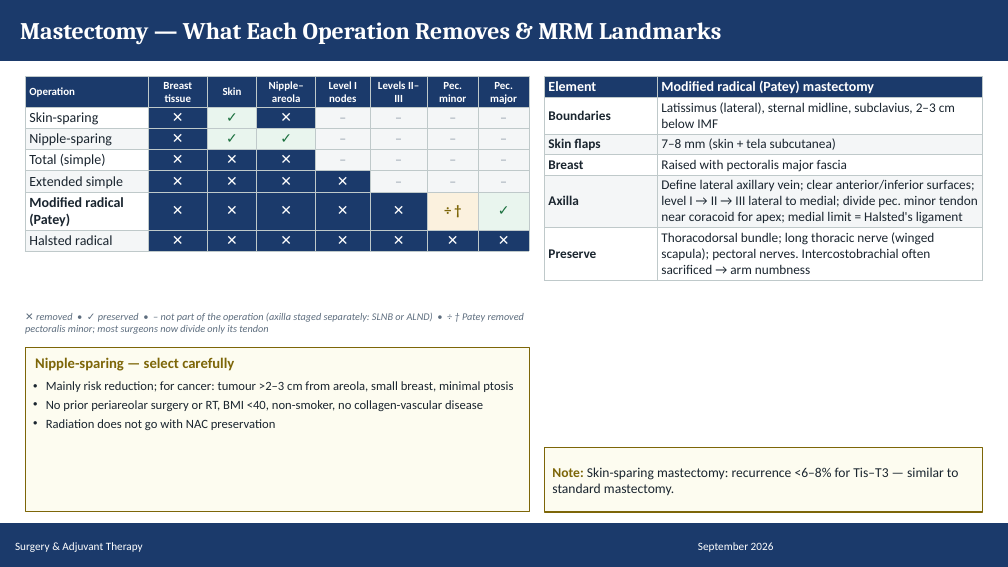
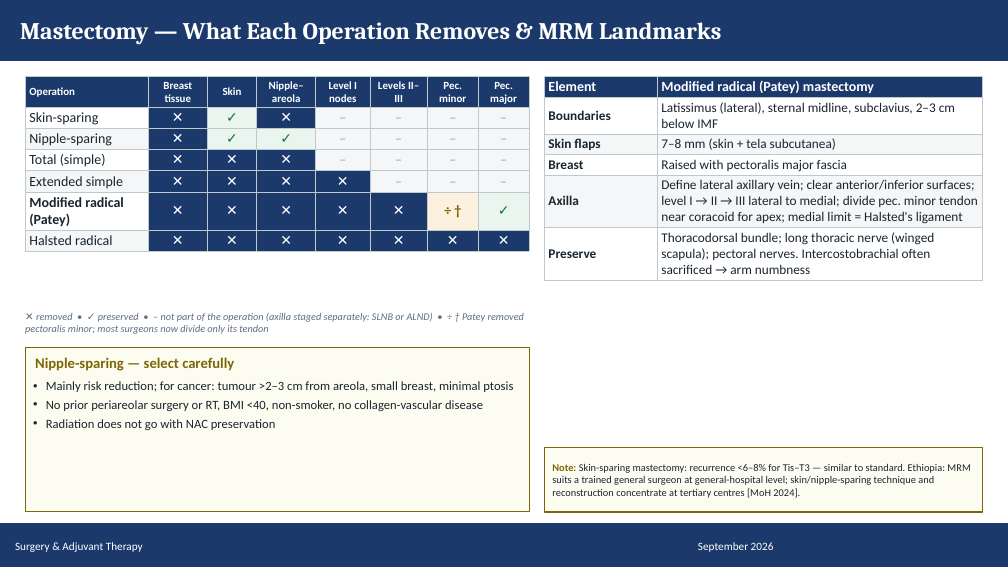
Before and after one commit to Muluamlak/Phone, a slide deck: slide 52 of BreastCancer_Management_Visual_65.pptx. Drawn at 1008x567 pixels with LibreOffice and Linux fonts; fonts in the diff are those of the drawing. Boxes give left, top, right and bottom in pixels: in the first picture for what was removed or moved away, otherwise in the second. Text is boxed around its words. In the diff, an @@ line names an element or a change of style, - is before the commit and + after.

```diff
--- a/BreastCancer_Management_Visual_65.pptx
+++ b/BreastCancer_Management_Visual_65.pptx
@@ text at (x1=552, y1=464, x2=970, y2=498): text changed; size 9.7 to 7.4 pt @@
-Note: Skin-sparing mastectomy: recurrence <6–8% for Tis–T3 — similar to standard mastectomy.
+Note: Skin-sparing mastectomy: recurrence <6–8% for Tis–T3 — similar to standard. Ethiopia: MRM suits a trained general surgeon at general-hospital level; skin/nipple-sparing technique and reconstruction concentrate at tertiary centres [MoH 2024].
```
Also in this commit, not shown: 7 other slides changed.
